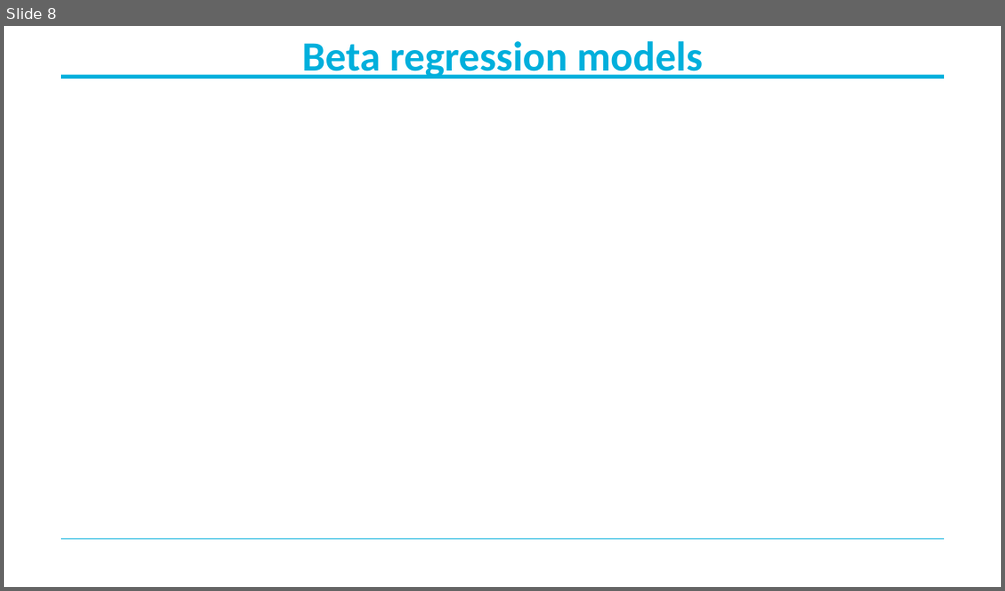
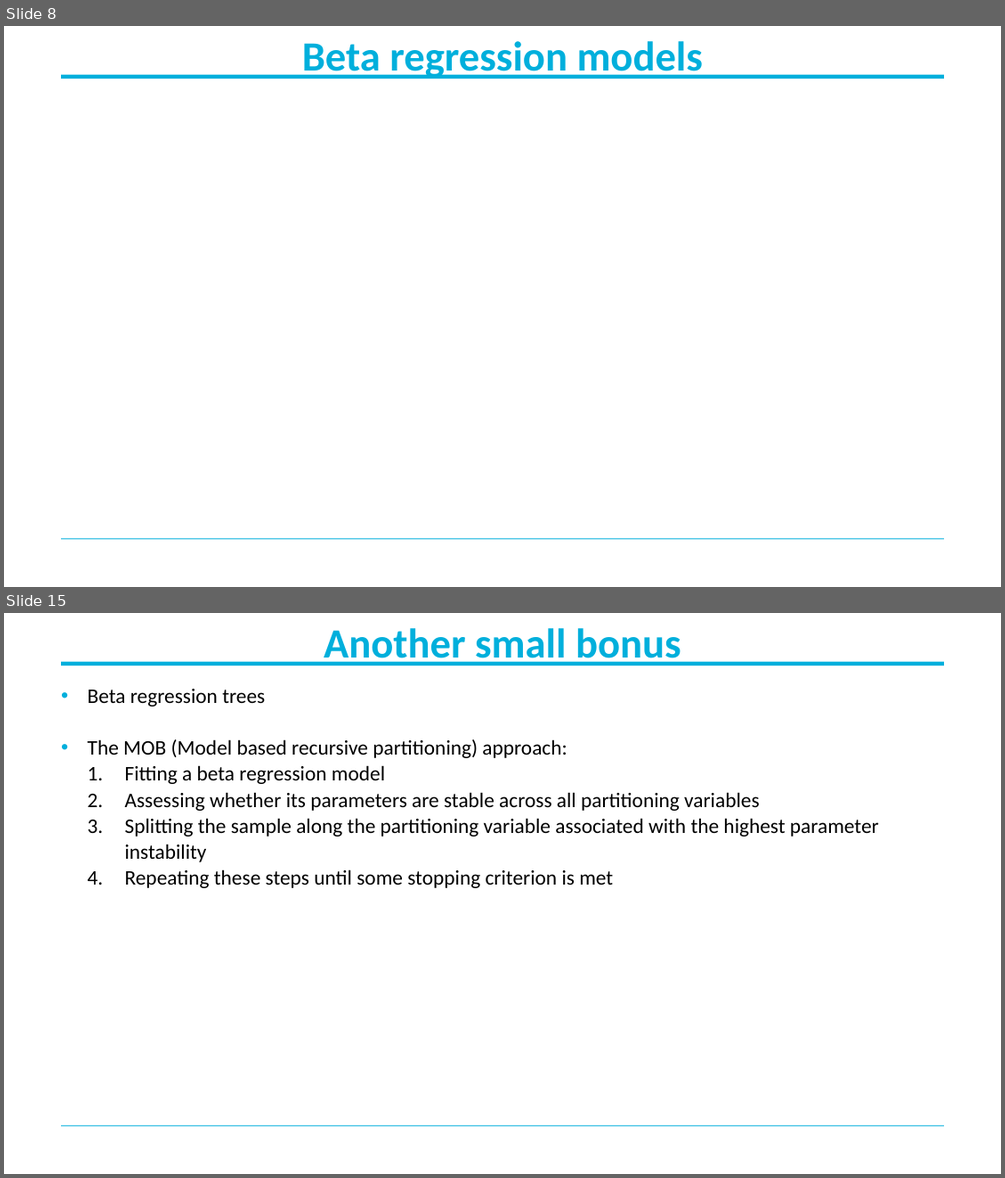
Before and after one commit to MichaelBelias/My-Complete-Book-In-R, a slide deck: Beta Regression/Beta-regression.pptx. Shown one above the other, each under a label of ours: slide 8 before the commit, slides 8 and 15 after it; the slides between them are not shown. The pictures are 1005x591 and 1005x1178 pixels, drawn with LibreOffice and Linux fonts; fonts in the diff are those of the drawing; grey boxes stand for pictures; background and template pictures are left out. Boxes give left, top, right and bottom in pixels: in the first picture for what was removed or moved away, otherwise in the second. Text is boxed around its words. In the diff, an @@ line names an element or a change of style, - is before the commit and + after.

```diff
--- a/Beta Regression/Beta-regression.pptx
+++ b/Beta Regression/Beta-regression.pptx
@@ slide 15 added at (4,613,1001,1174), background #FFFFFF; not listed: 2 template elements that a slide beside it also shows @@
@@ title added at (324,628,681,666), 40 pt, text #00AFDC, bold @@
+Another small bonus
@@ text added at (88,689,879,888), 20 pt, text #000000 @@
+• Beta regression trees
+• The MOB (Model based recursive partitioning) approach:
+  1. Fitting a beta regression model
+  2. Assessing whether its parameters are stable across all partitioning variables
+  3. Splitting the sample along the partitioning variable associated with the highest parameter instability
+  4. Repeating these steps until some stopping criterion is met
```
Also in this commit, not shown: 2 slides changed, 6 other slides added, 1 slide removed, 2 other files.
